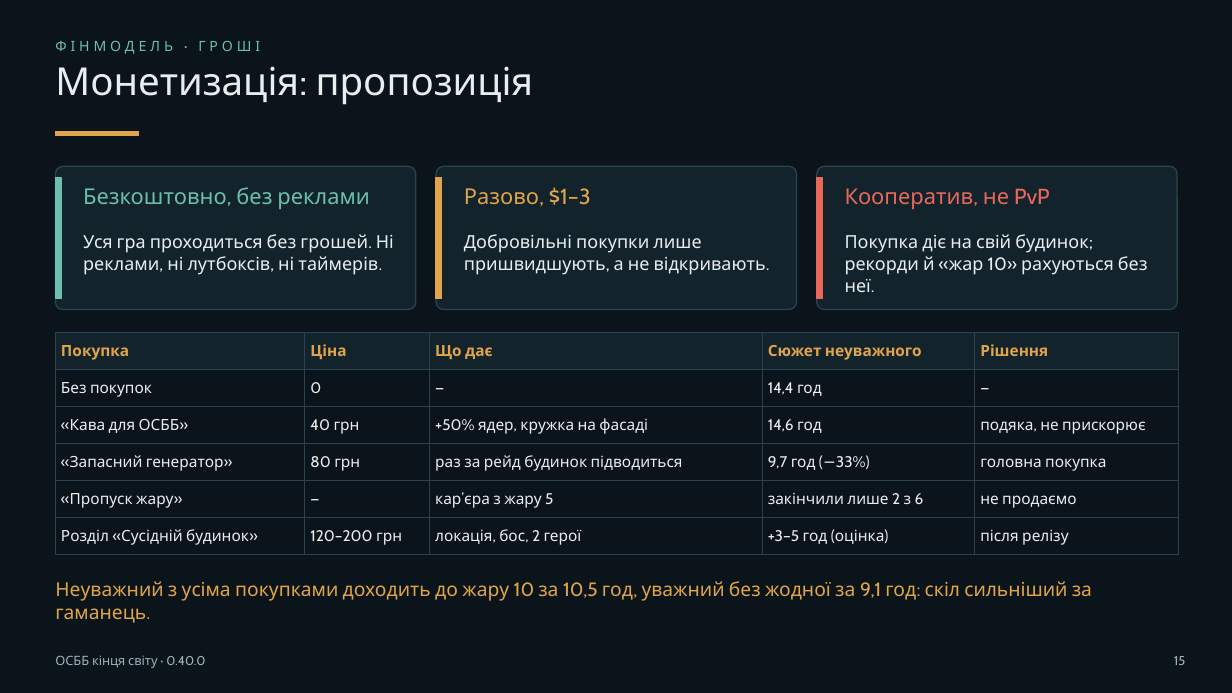
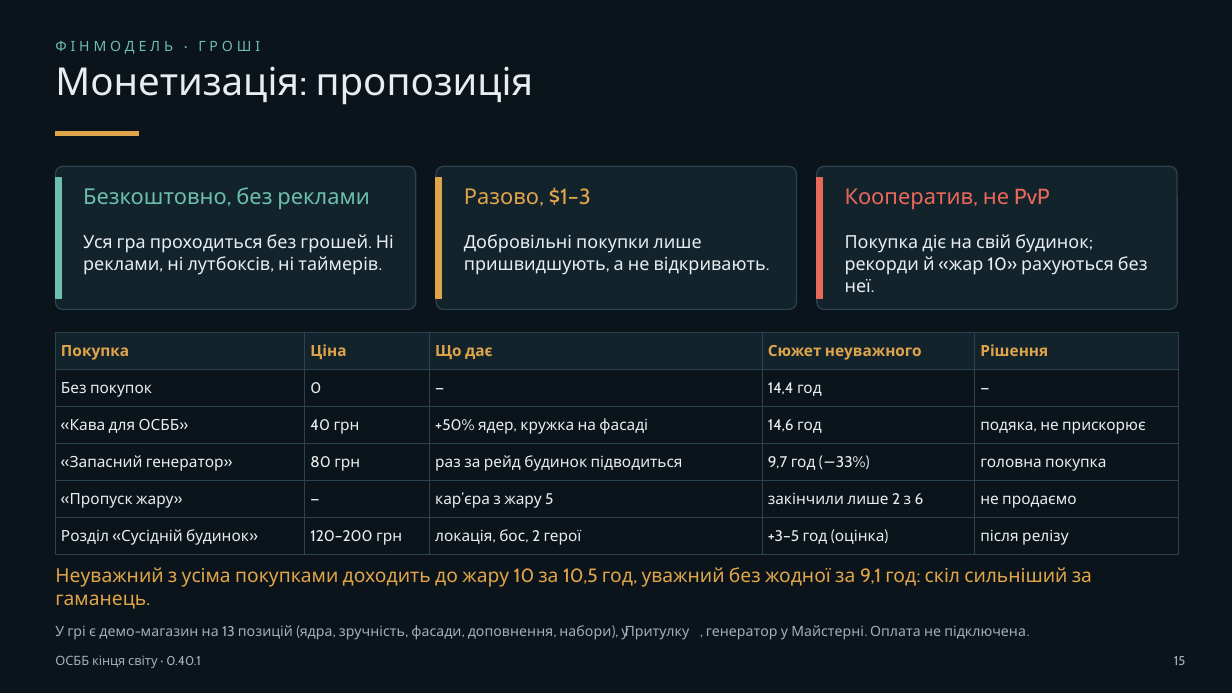
Before and after one commit to valera99686/osbb-end-of-world, a slide deck: slide 15 of docs/presentation/osbb-presentation.pptx. Drawn at 1232x693 pixels with LibreOffice and Linux fonts; fonts in the diff are those of the drawing. Boxes give left, top, right and bottom in pixels: in the first picture for what was removed or moved away, otherwise in the second. Text is boxed around its words. In the diff, an @@ line names an element or a change of style, - is before the commit and + after.

Commit message:
0.40.1: a demo shop and demo buttons where the purchases would be
- Магазин ОСББ (демо) in the main menu: 13 offers in six sections (support,
  cores, comfort, the look of the house, add-ons, bundles), each with its
  price, what it gives and the bots' honest verdict; the buy buttons are
  disabled, no payment is connected.
- Demo buttons in place: a coffee icon in the Shelter bar and after a won
  raid, the spare generator in the Workshop, a locked fourth chapter in the
  campaign route.
- docs/finmodel.md: hours with and without paying, where each purchase lives,
  the full catalogue; the guide, slides and description mention the shop.

```diff
--- a/docs/presentation/osbb-presentation.pptx
+++ b/docs/presentation/osbb-presentation.pptx
@@ text "Неуважний з усіма покупками доходить ...": place and size @@
-text "Неуважний з усіма покупками доходить ..." at <box>55,581,1092,623</box>
+text "Неуважний з усіма покупками доходить ..." at <box>55,567,1092,609</box>
@@ text added at <box>55,625,1026,640</box>, 11 pt, text #9FB1B8 @@
+У грі є демо-магазин на 13 позицій (ядра, зручність, фасади, доповнення, набори), ☕ у Притулку, генератор у Майстерні. Оплата не підключена.
@@ text at <box>55,655,201,668</box>: text changed @@
-ОСББ кінця світу · 0.40.0
+ОСББ кінця світу · 0.40.1
```
Also in this commit, not shown: 18 other slides changed, 15 other files.
